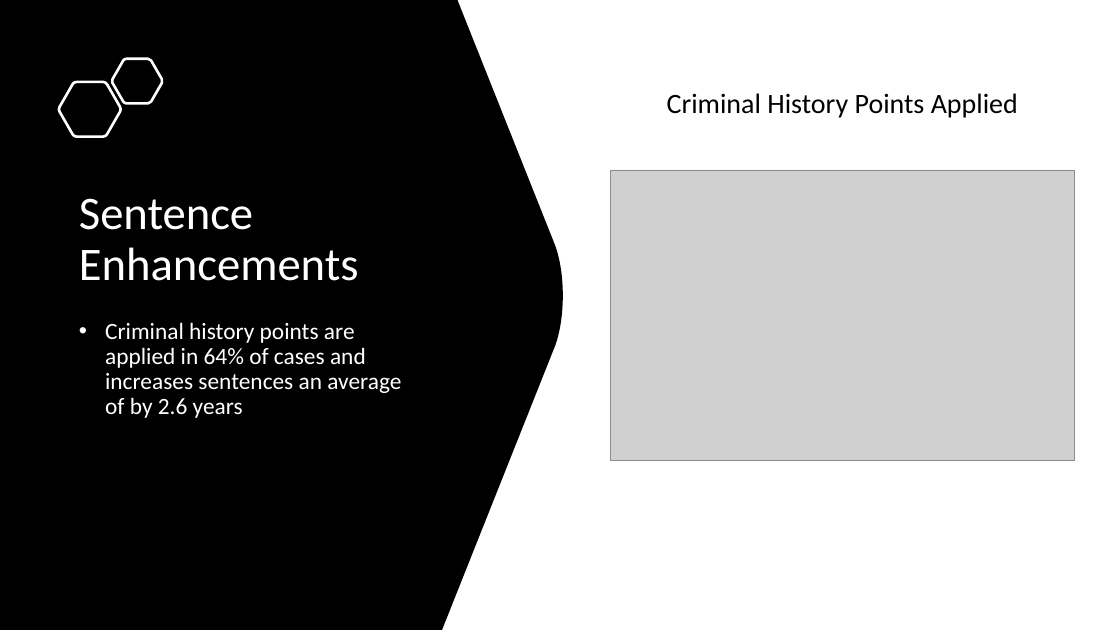
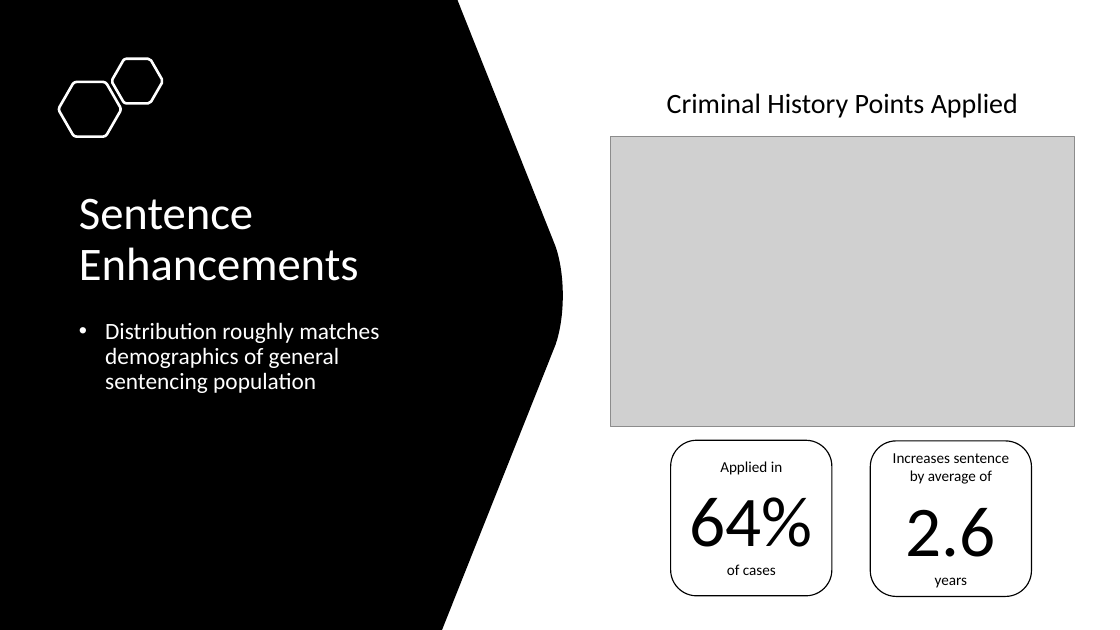
Before and after one commit to jenwhitson/sentencing_project, a slide deck: slide 18 of Presentation.pptx. Drawn at 1120x630 pixels with LibreOffice and Linux fonts; fonts in the diff are those of the drawing; grey boxes stand for pictures. Boxes give left, top, right and bottom in pixels: in the first picture for what was removed or moved away, otherwise in the second. Text is boxed around its words. In the diff, an @@ line names an element or a change of style, - is before the commit and + after.

Commit message:
added cards to sentence enhancement portion

```diff
--- a/Presentation.pptx
+++ b/Presentation.pptx
@@ picture: place and size @@
-picture at [611, 170, 1075, 460]
+picture at [611, 137, 1075, 427]
@@ text at [105, 322, 379, 393]: text changed @@
-• Criminal history points are applied in 64% of cases and increases sentences an average of by 2.6 years
+• Distribution roughly matches demographics of general sentencing population
@@ rounded rectangle added at [670, 440, 832, 596], fill #FFFFFF, outline #000000 1 pt, 12.9 pt, text #000000 @@
+Applied in
+64%
+of cases
@@ rounded rectangle added at [870, 441, 1032, 597], fill #FFFFFF, outline #000000 1 pt, 12.9 pt, text #000000 @@
+Increases sentence by average of
+2.6
+years
```
Also in this commit, not shown: 7 other slides changed, 1 slide removed.
